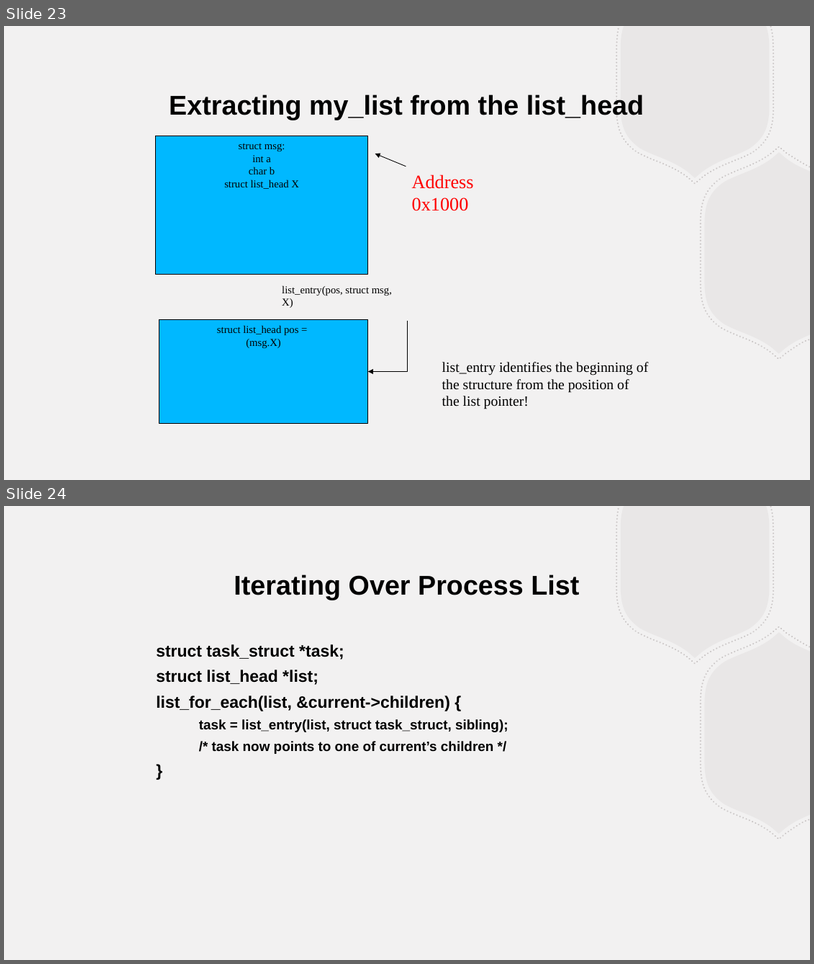
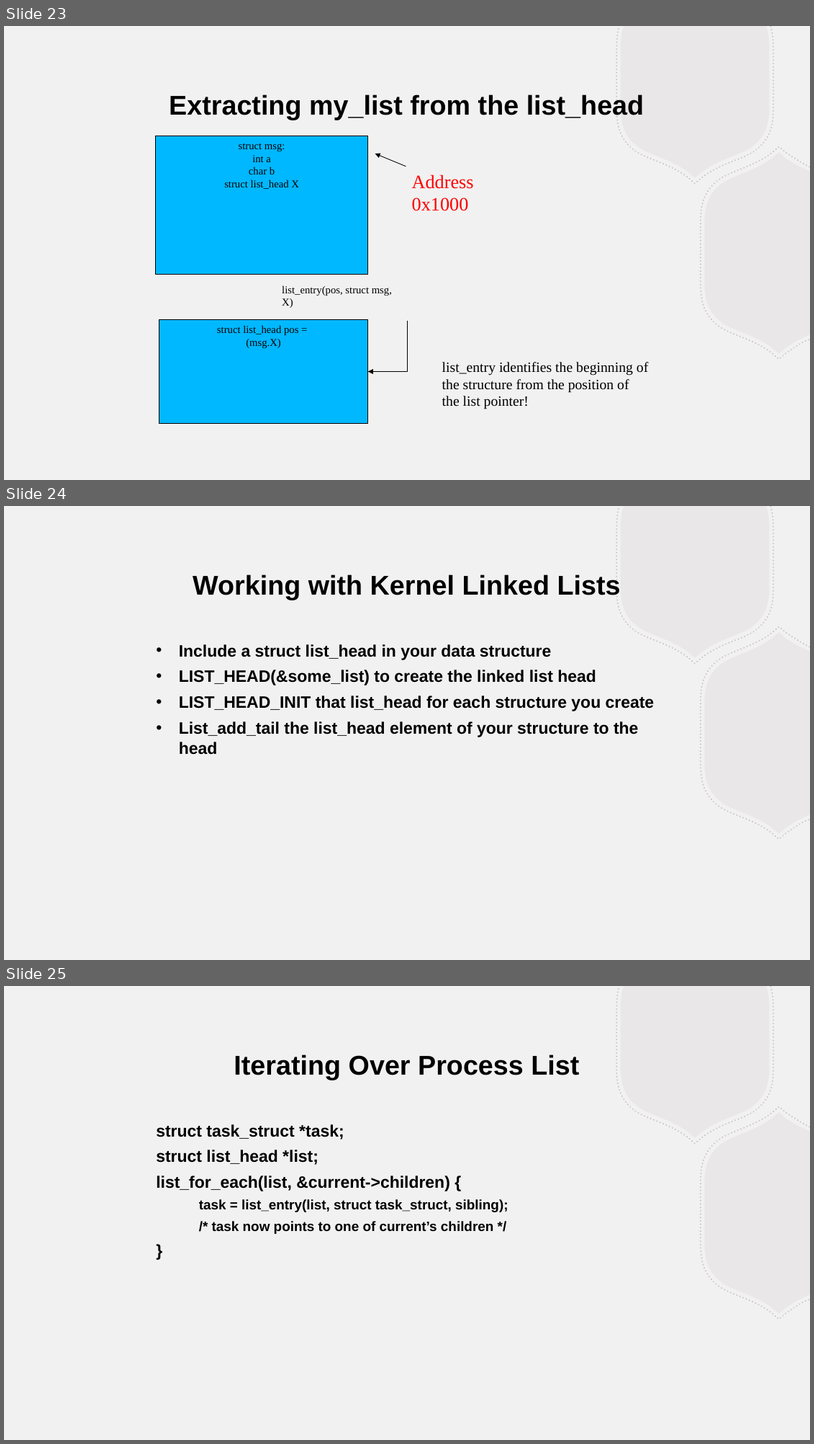
Before and after one commit to BillJr99/Ursinus-CS376, a slide deck: files/lectures/linuxprocesses.pptx. Shown one above the other, each under a label of ours: slides 23 and 24 before the commit, slides 23, 24 and 25 after it. The pictures are 814x964 and 814x1444 pixels, drawn with LibreOffice and Linux fonts; fonts in the diff are those of the drawing. Boxes give left, top, right and bottom in pixels: in the first picture for what was removed or moved away, otherwise in the second. Text is boxed around its words. In the diff, an @@ line names an element or a change of style, - is before the commit and + after.

Commit message:
Linked List Summary

```diff
--- a/files/lectures/linuxprocesses.pptx
+++ b/files/lectures/linuxprocesses.pptx
@@ slide 24 added at bbox=[4, 506, 810, 960], background #F2F1F1; not listed: 4 template elements that a slide beside it also shows @@
@@ text added at bbox=[193, 574, 621, 600], 32.4 pt, text #000000, bold @@
+Working with Kernel Linked Lists
@@ text added at bbox=[179, 644, 655, 754], 19.7 pt, text #000000, bold @@
+• Include a struct list_head in your data structure
+• LIST_HEAD(&some_list) to create the linked list head
+• LIST_HEAD_INIT that list_head for each structure you create
+• List_add_tail the list_head element of your structure to the head
@@ what was slide 24 is now slide 25 @@
```
